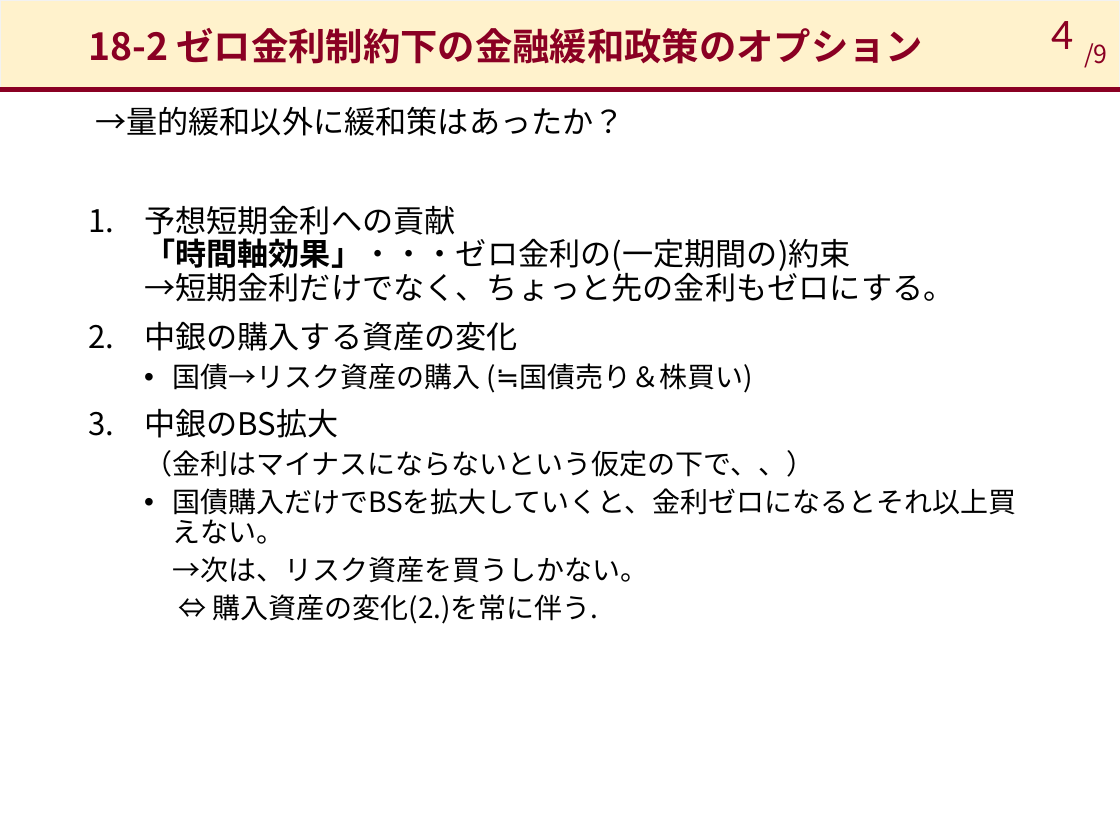
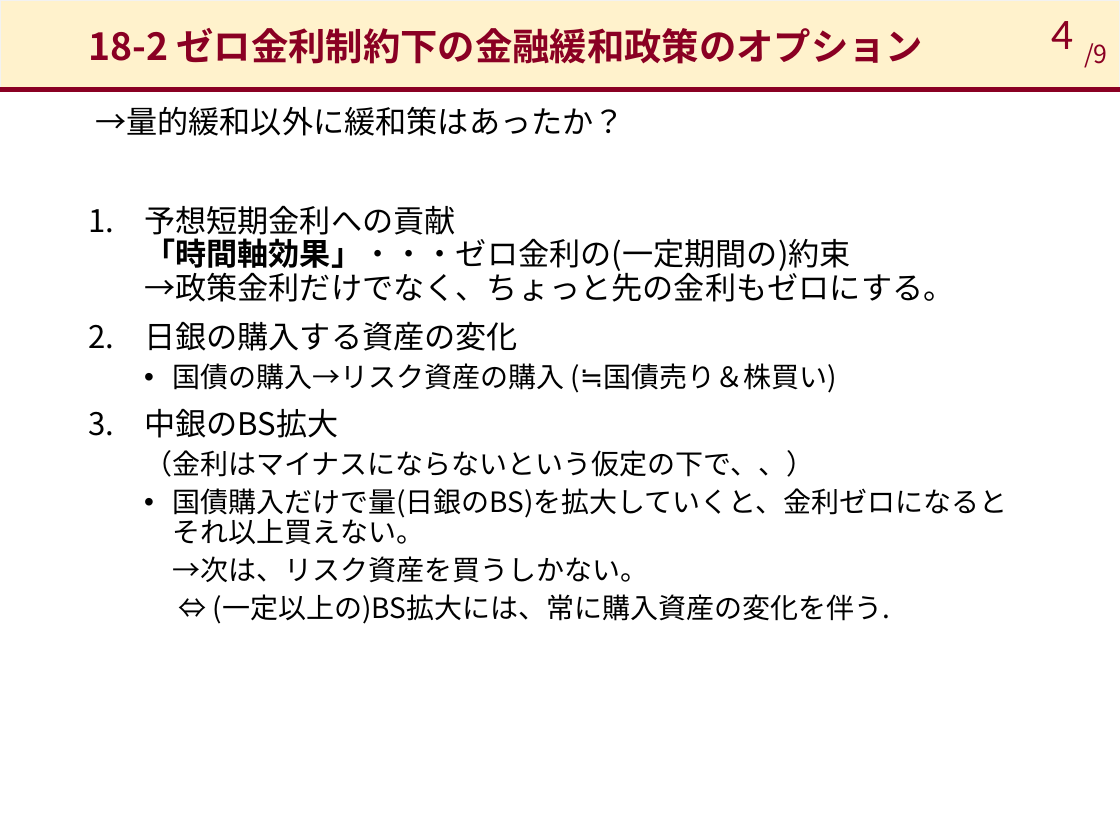
Before and after one commit to takashiikai1991/shirakawa, a slide deck: slide 4 of Sec_18/現代の金融政策_18.pptx. Drawn at 1120x840 pixels with LibreOffice and Linux fonts; fonts in the diff are those of the drawing. Boxes give left, top, right and bottom in pixels: in the first picture for what was removed or moved away, otherwise in the second. Text is boxed around its words. In the diff, an @@ line names an element or a change of style, - is before the commit and + after.

```diff
--- a/Sec_18/現代の金融政策_18.pptx
+++ b/Sec_18/現代の金融政策_18.pptx
@@ text at (144, 205, 954, 393): text changed @@
-1. 予想短期金利への貢献
-   「時間軸効果」・・・ゼロ金利の(一定期間の)約束
-   →短期金利だけでなく、ちょっと先の金利もゼロにする。
-2. 中銀の購入する資産の変化
-  • 国債→リスク資産の購入 (≒国債売り＆株買い)
+1. 予想短期金利への貢献
+   「時間軸効果」・・・ゼロ金利の(一定期間の)約束
+   →政策金利だけでなく、ちょっと先の金利もゼロにする。
+2. 日銀の購入する資産の変化
+  • 国債の購入→リスク資産の購入 (≒国債売り＆株買い)
@@ text at (172, 488, 1008, 545): text changed @@
-  • 国債購入だけでBSを拡大していくと、金利ゼロになるとそれ以上買えない。
+  • 国債購入だけで量(日銀のBS)を拡大していくと、金利ゼロになるとそれ以上買えない。
@@ text at (213, 594, 890, 624): text changed @@
-  ⇔ 購入資産の変化(2.)を常に伴う.
+  ⇔ (一定以上の)BS拡大には、常に購入資産の変化を伴う.
```
Also in this commit, not shown: 4 other slides changed, 1 other file.
